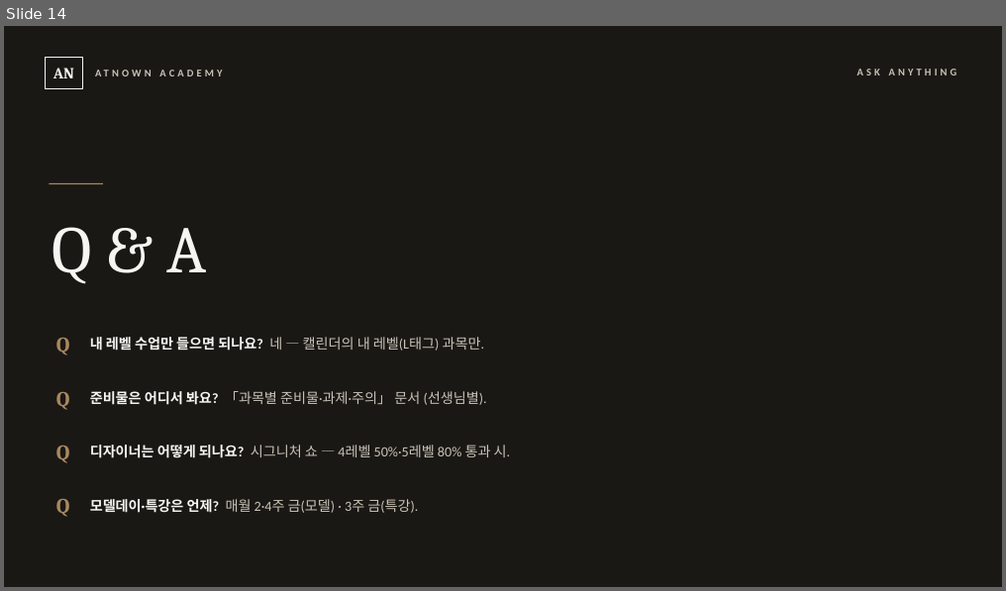
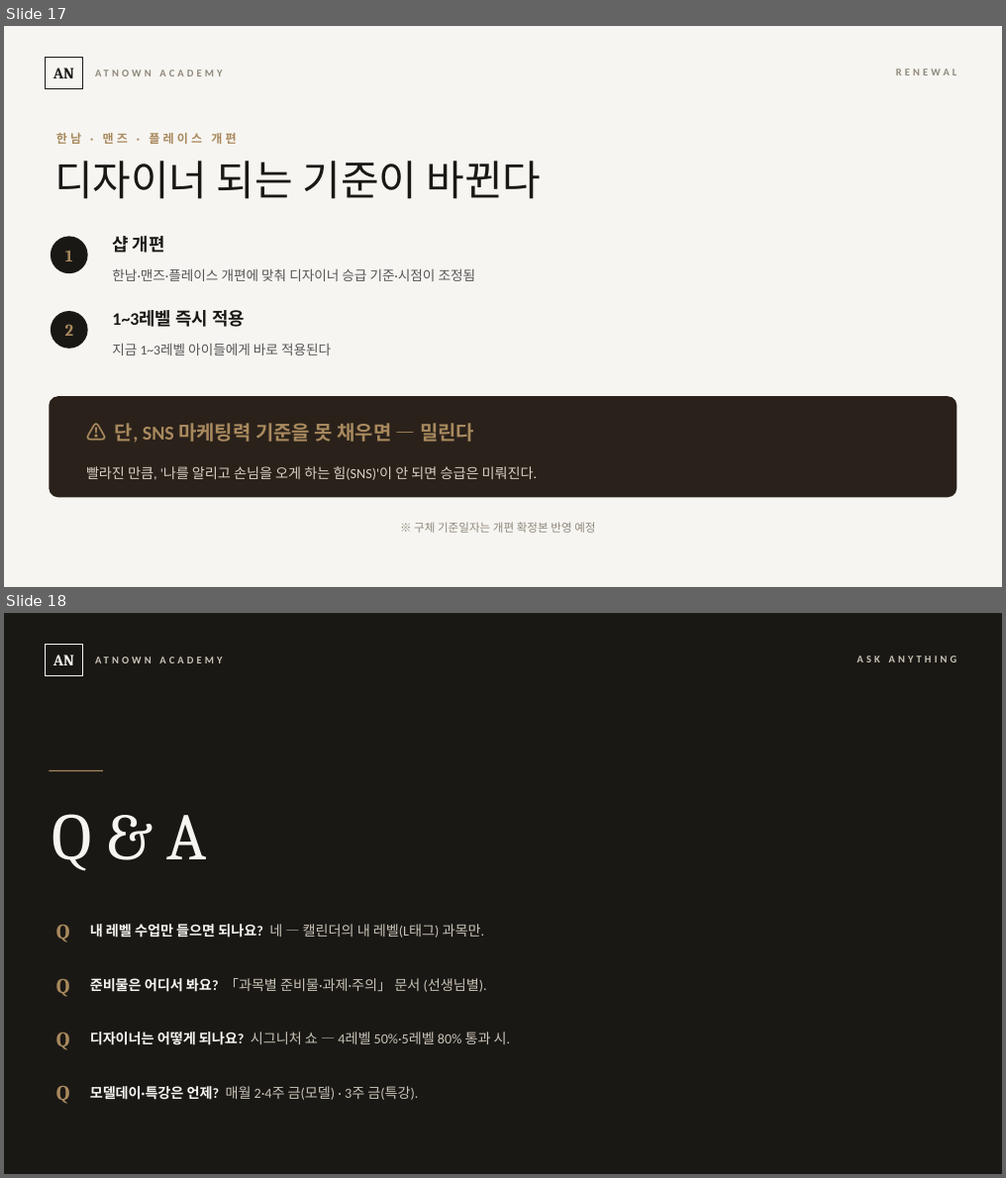
Before and after one commit to cksghrj22-bot/-, a slide deck: content/교육/2026-07-23_교육시스템_정본/시즈_오리엔테이션.pptx. Shown one above the other, each under a label of ours: slide 14 before the commit, slides 17 and 18 after it. The pictures are 1006x591 and 1006x1178 pixels, drawn with LibreOffice and Linux fonts; fonts in the diff are those of the drawing. Boxes give left, top, right and bottom in pixels: in the first picture for what was removed or moved away, otherwise in the second. Text is boxed around its words. In the diff, an @@ line names an element or a change of style, - is before the commit and + after.

```diff
--- a/content/교육/2026-07-23_교육시스템_정본/시즈_오리엔테이션.pptx
+++ b/content/교육/2026-07-23_교육시스템_정본/시즈_오리엔테이션.pptx
@@ slide 17 added at box(4, 26, 1002, 587), background #F7F5F1 @@
@@ rectangle added at box(46, 58, 82, 89), outline #1A1815 1 pt, 15 pt, text #1A1815, bold @@
+AN
@@ text added at box(88, 58, 387, 89), 10 pt, text #8F887C, bold @@
+ATNOWN ACADEMY
@@ text added at box(896, 69, 957, 76), 10 pt, text #8F887C, bold @@
+RENEWAL
@@ text added at box(56, 133, 236, 144), 11.5 pt, text #A8895E, bold @@
+한남 · 맨즈 · 플레이스 개편
@@ text added at box(54, 161, 542, 199), 40 pt, text #1A1815 @@
+디자이너 되는 기준이 바뀐다
@@ ellipse added at box(51, 236, 88, 274), fill #1A1815 @@
@@ text added at box(65, 251, 73, 262), 16 pt, text #A8895E, bold @@
+1
@@ text added at box(112, 236, 165, 253), 17 pt, text #1A1815, bold @@
+샵 개편
@@ text added at box(112, 269, 476, 281), 13 pt, text #555555 @@
+한남·맨즈·플레이스 개편에 맞춰 디자이너 승급 기준·시점이 조정됨
@@ ellipse added at box(51, 311, 88, 349), fill #1A1815 @@
@@ text added at box(112, 310, 245, 327), 17 pt, text #1A1815, bold @@
+1~3레벨 즉시 적용
@@ text added at box(65, 324, 74, 336), 16 pt, text #A8895E, bold @@
+2
@@ text added at box(112, 343, 331, 356), 13 pt, text #555555 @@
+지금 1~3레벨 아이들에게 바로 적용된다
@@ rounded rectangle added at box(49, 396, 957, 497), fill #2A211A @@
@@ text added at box(115, 423, 474, 443), 19 pt, text #A8895E, bold @@
+⚠ 단, SNS 마케팅력 기준을 못 채우면 — 밀린다
@@ text added at box(86, 467, 538, 480), 13.5 pt, text #D7D1C6 @@
+빨라진 만큼, '나를 알리고 손님을 오게 하는 힘(SNS)'이 안 되면 승급은 미뤄진다.
@@ text added at box(414, 522, 595, 533), 11 pt, text #8F887C @@
+※ 구체 기준일자는 개편 확정본 반영 예정
@@ what was slide 14 is now slide 18 @@
```
Also in this commit, not shown: 3 other slides added, 1 other file.
